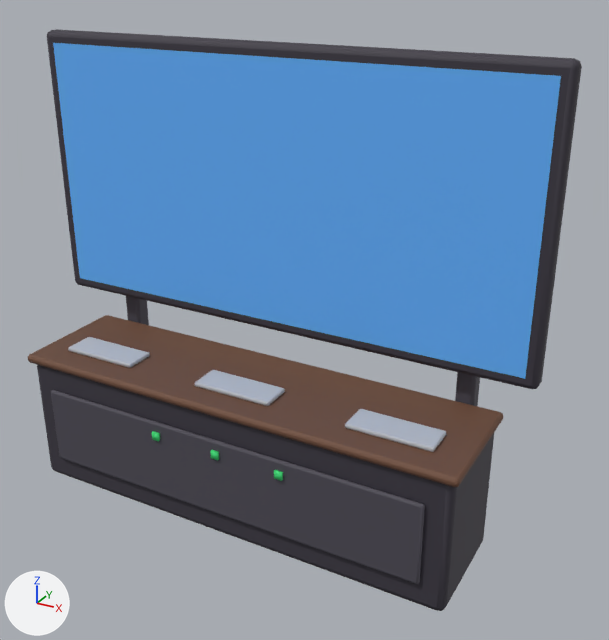
The glTF model public/models/monitoring_wall.glb: old version first, new version second.
Rendered twice from a camera (50 mm lens) standing at (1.73, -2.85, 2.3) and looking at (0.2, -0.07, 0.91). Every picture has the same lights, and +X, +Y and +Z are marked at lower left. The older version comes first. Vertices at exactly the same position are counted once.

Names of what the first picture shows: 'monitoring_wall', 'wall_screen' and 3 more.
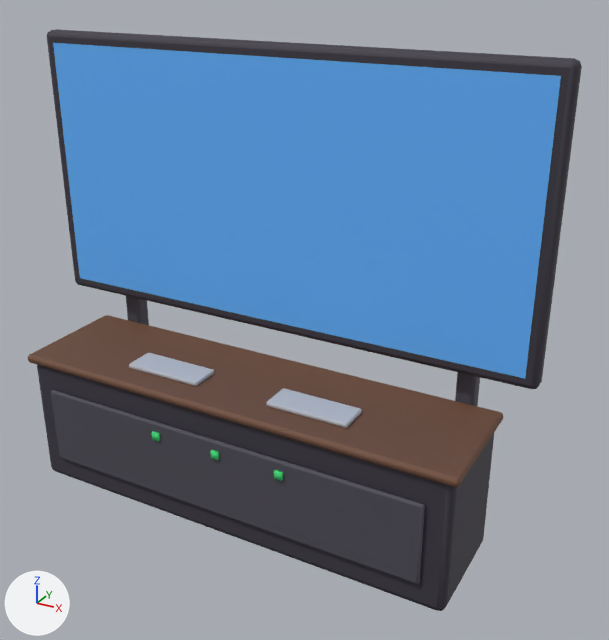
Pixel boxes [x1, y1, x2, y2] of what changed, in the pictures (609 x 640 px):
part 1 of me_monitoring_wall, reshaped
    before: [68, 337, 446, 452]
    after: [129, 353, 362, 428]

Diff of the bpy script that builds the scene:
```diff
--- a/public/models/monitoring_wall.glb.py
+++ b/public/models/monitoring_wall.glb.py
@@ me_monitoring_wall @@
 # used by ob_monitoring_wall; location = (0.0, 0.06, 1.38)
-me_monitoring_wall.from_pydata(...)  # 548 vertices, 1056 faces; spans x -1.15..1.15, y -0.51..0.12, z -1.38..0.6
+me_monitoring_wall.from_pydata(...)  # 492 vertices, 948 faces; spans x -1.15..1.15, y -0.51..0.12, z -1.38..0.6
+# me_monitoring_wall part 1
+# 72 vertices are removed from x -0.88..0.88, y -0.39..-0.25, z -0.75..-0.73
+# 292 faces are deleted
+# 8 vertices are added at x -0.53..0.53, y -0.38, z -0.74
+# 8 new vertices lie (0.0, 0.12, 0.0) away from vertices in x -0.53..0.53, y -0.38, z -0.74
+# 184 new faces join them, mat_pal_metal_soft (light grey #b9bcc4)
 me_monitoring_wall.materials.append(mat_pal_plastic_charcoal)
```
